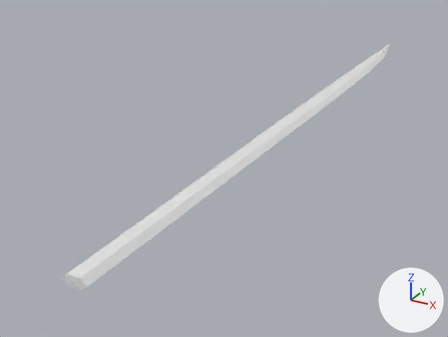
One commit to the glTF model godot/assets/waffen/modelle/degenklinge/t3_4.glb: the scene before it, then after it.
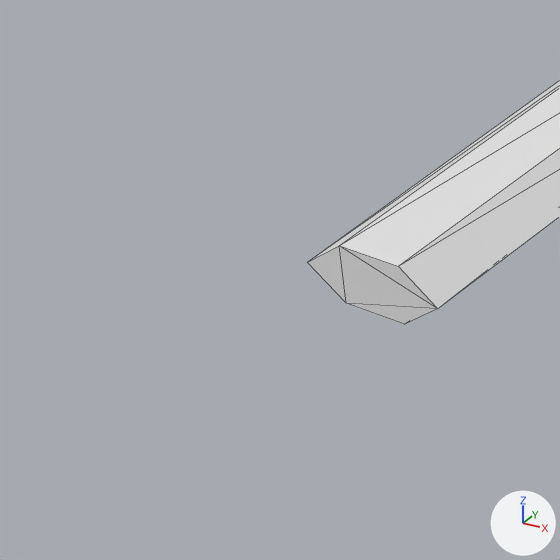
Old and new are each drawn whole from a 50 mm lens placed at (0.286, -0.176, 0.263), pointed at (-0.077, 0.482, -0.066) and again close up on the part from 0% to 25% of the width and 67% to 100% of the height. Lighting does not change. The marker at lower right points along +X, +Y and +Z. The first two pictures are the older version. The close-ups show mesh edges as thin lines. Vertices at exactly the same position are counted once.

The first close-up shows 'degenklinge_t3_4'.
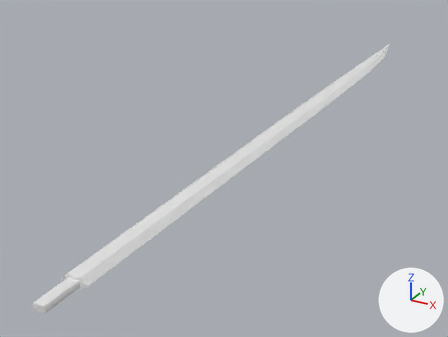
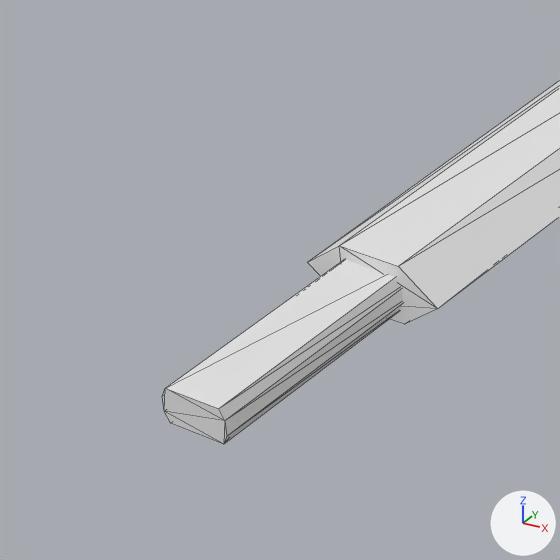
Pixel boxes (x1, y1, x2, y2) of what changed, in the close-ups (560 x 560 px):
'degenklinge_t3_4', reshaped
    before: (308, 80, 560, 324)
    after: (162, 80, 560, 444)
part 1 of me_degenklinge_t3_4, added
    after: (162, 259, 403, 444)

What changed in the scene script:
```text
Change me_degenklinge_t3_4:
    used by ob_degenklinge_t3_4; location = (0.0, 0.0, 0.0)
    remove me_degenklinge_t3_4.from_pydata(...)  # 49 vertices, 94 faces; spans x -0.016..0.016, y 0.112..1.039, z -0.005..0.005
    add me_degenklinge_t3_4.from_pydata(...)  # 65 vertices, 122 faces; spans x -0.016..0.016, y 0.075..1.039, z -0.005..0.005
    me_degenklinge_t3_4 part 1: a new loose piece of 16 vertices spanning x -0.006..0.006, y 0.075..0.119, z -0.003..0.003, in mat_klinge (white #e7e7e7)
```
